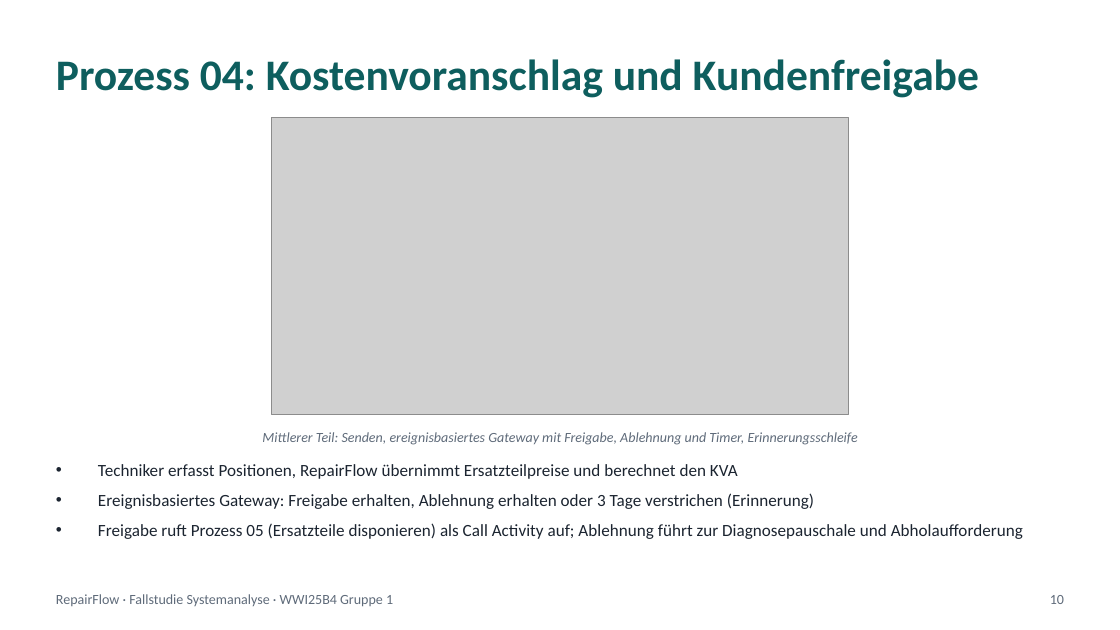
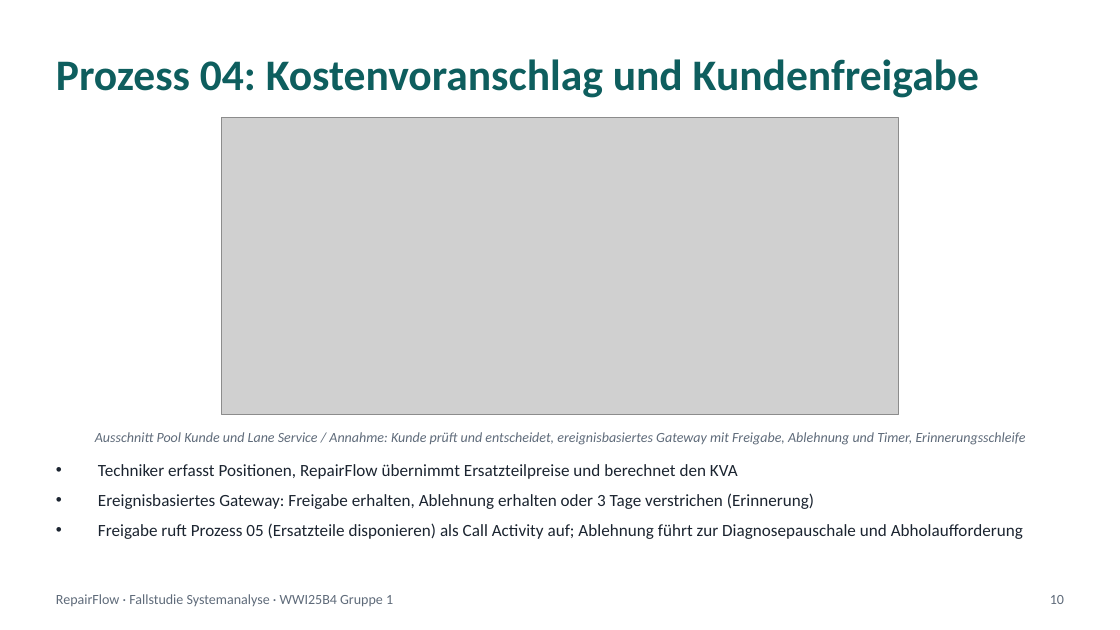
Before and after one commit to jakobschwan123-cmd/casestudy-semester-3, a slide deck: slide 10 of praesi/Abschlusspraesentation.pptx. Drawn at 1120x630 pixels with LibreOffice and Linux fonts; fonts in the diff are those of the drawing; grey boxes stand for pictures. Boxes give left, top, right and bottom in pixels: in the first picture for what was removed or moved away, otherwise in the second. Text is boxed around its words. In the diff, an @@ line names an element or a change of style, - is before the commit and + after.

```diff
--- a/praesi/Abschlusspraesentation.pptx
+++ b/praesi/Abschlusspraesentation.pptx
@@ picture: place and size @@
-picture at (271, 118, 849, 414)
+picture at (222, 118, 898, 414)
@@ text at (95, 432, 1026, 445): text changed @@
-Mittlerer Teil: Senden, ereignisbasiertes Gateway mit Freigabe, Ablehnung und Timer, Erinnerungsschleife
+Ausschnitt Pool Kunde und Lane Service / Annahme: Kunde prüft und entscheidet, ereignisbasiertes Gateway mit Freigabe, Ablehnung und Timer, Erinnerungsschleife
```
Also in this commit, not shown: 3 other slides changed, 39 other files.
